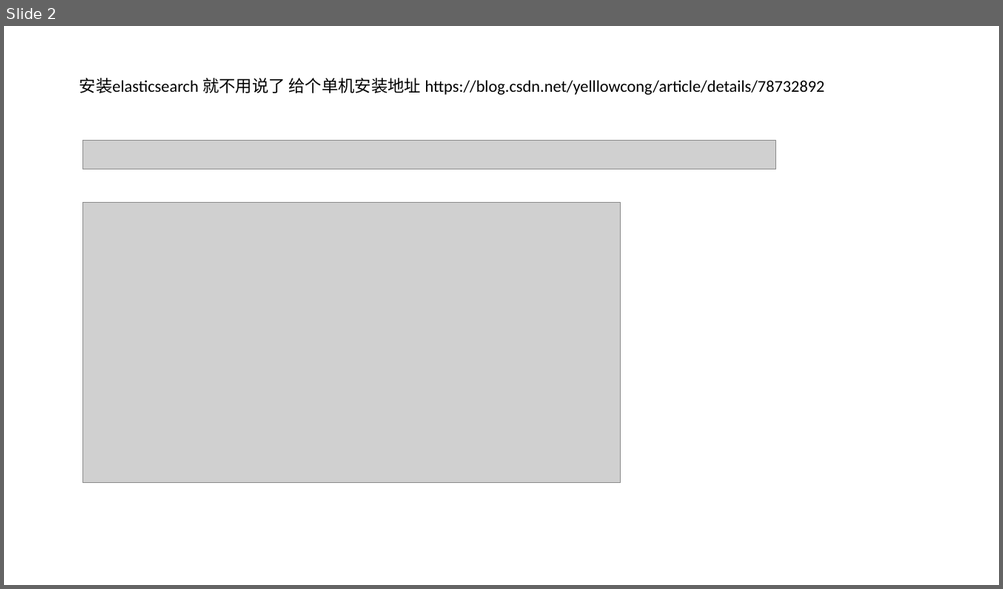
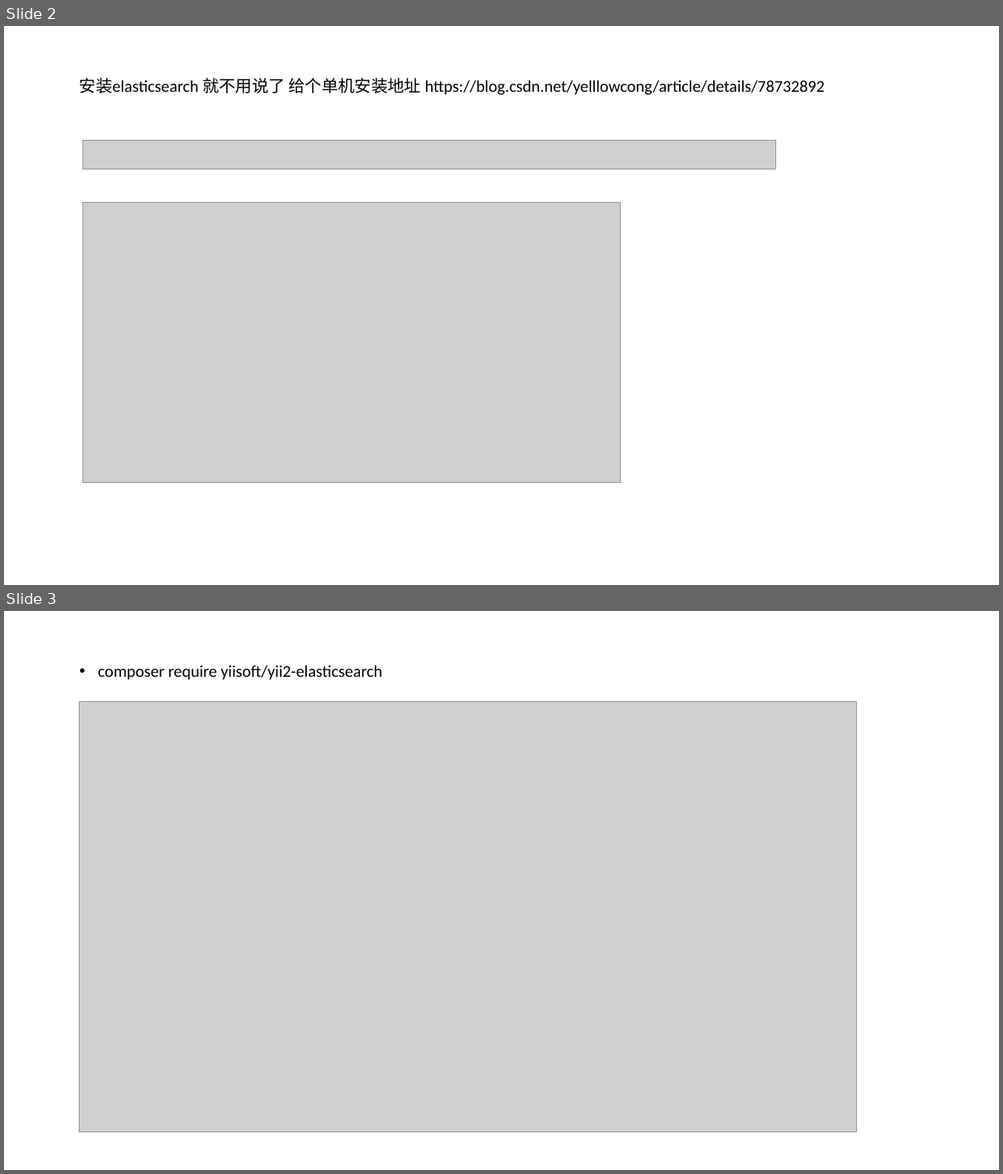
Before and after one commit to lmhfq/reflection-test, a slide deck: elk.pptx. Shown one above the other, each under a label of ours: slide 2 before the commit, slides 2 and 3 after it. The pictures are 1003x589 and 1003x1174 pixels, drawn with LibreOffice and Linux fonts; fonts in the diff are those of the drawing; grey boxes stand for pictures. Boxes give left, top, right and bottom in pixels: in the first picture for what was removed or moved away, otherwise in the second. Text is boxed around its words. In the diff, an @@ line names an element or a change of style, - is before the commit and + after.

```diff
--- a/elk.pptx
+++ b/elk.pptx
@@ slide 3 added at [4,611,999,1170], background #FFFFFF @@
@@ text added at [98,665,382,680], 16 pt, text #000000 @@
+composer require yiisoft/yii2-elasticsearch
@@ picture added at [79,701,856,1132] @@
```
Also in this commit, not shown: 3 other slides added, 5 other files.
